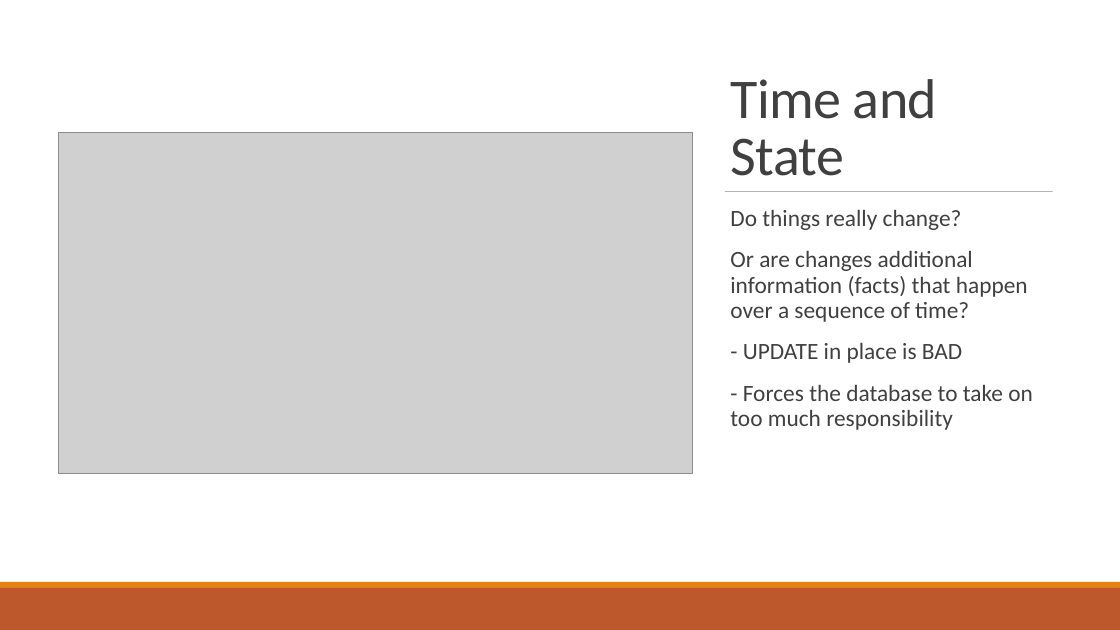
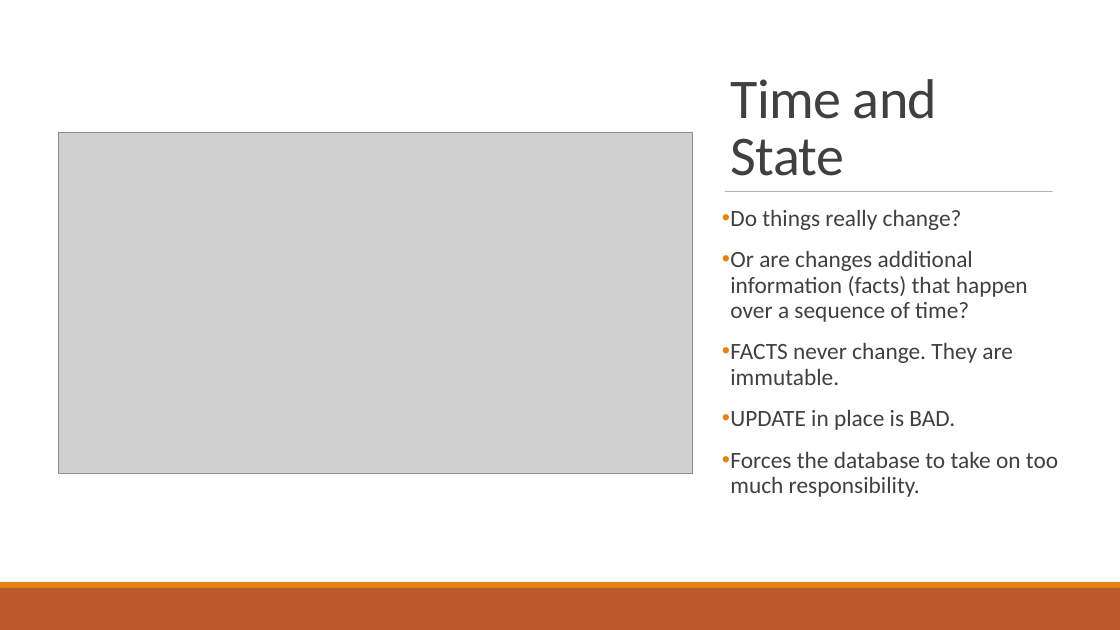
Before and after one commit to tylermorten/rosp, a slide deck: slide 4 of rosp.pptx. Drawn at 1120x630 pixels with LibreOffice and Linux fonts; fonts in the diff are those of the drawing; grey boxes stand for pictures. Boxes give left, top, right and bottom in pixels: in the first picture for what was removed or moved away, otherwise in the second. Text is boxed around its words. In the diff, an @@ line names an element or a change of style, - is before the commit and + after.

Commit message:
One more slide change

```diff
--- a/rosp.pptx
+++ b/rosp.pptx
@@ text at <box>730,210,1028,322</box>: bullet   to • @@
@@ text at <box>730,343,1058,497</box>: text changed @@
-  - UPDATE in place is BAD
-  - Forces the database to take on too much responsibility
+• FACTS never change. They are immutable.
+• UPDATE in place is BAD.
+• Forces the database to take on too much responsibility.
```
Also in this commit, not shown: 1 other slide changed.
